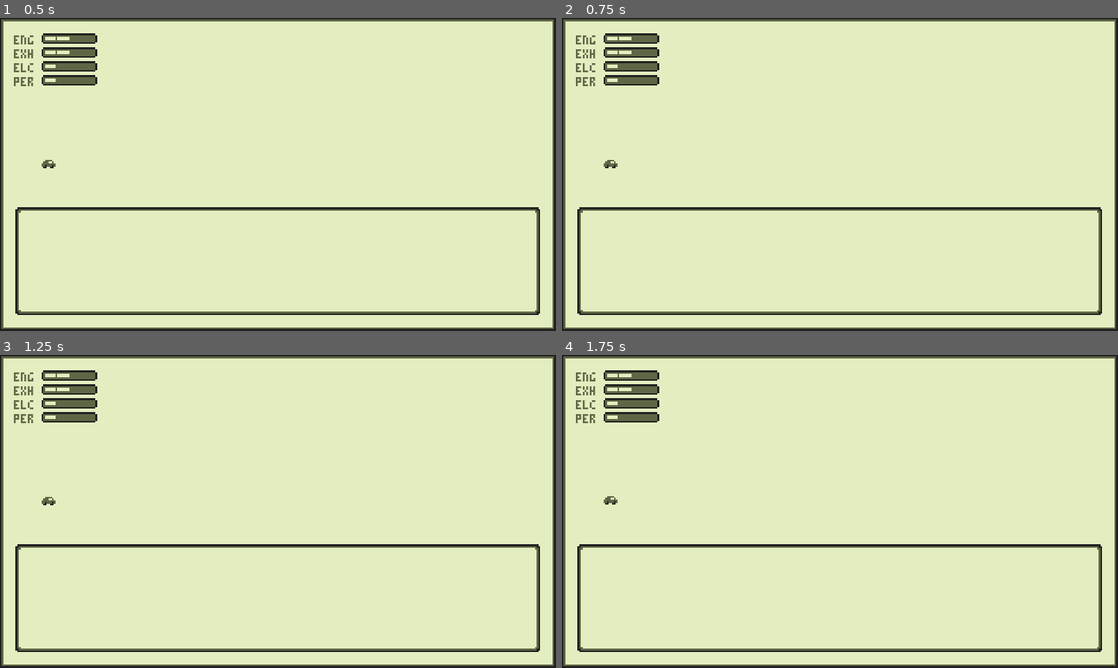
Above: before the commit, frames 1-4 (two rows, left to right).
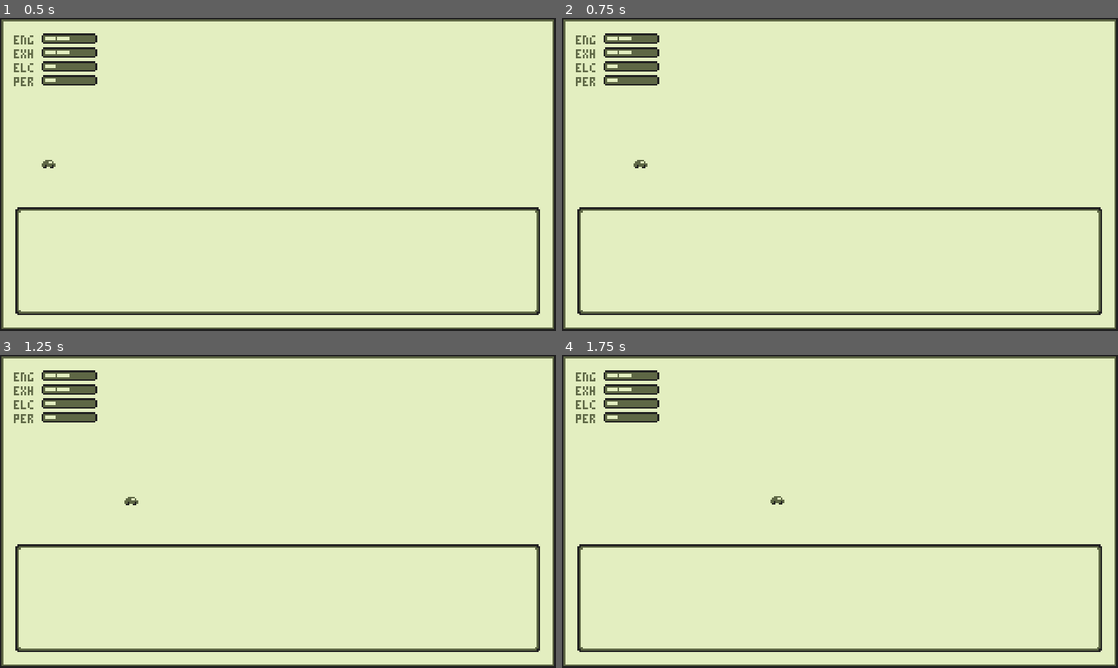
Above: after the commit, the same moments.

Repository: m-trigo/laika
Game: Godot game, scene res://src/scenes/Main.tscn
Same seed, same stepped clock (60 frames per second), same inputs: the game is played once before the commit and once after it.
Inputs:
- Up to frame 1 (0.5 s): no input
- Up to frame 2 (0.75 s): tap Enter at 0.5, 0.6 s
- Up to frame 3 (1.25 s): no input
- Up to frame 4 (1.75 s): tap Enter at 1.35 s

Frame 1 is identical in both runs. In frame 2, less than 0.1% of the frame differs, in the area x 7-16%, y 45-48%; in frame 3, less than 0.1%; in frame 4, less than 0.1%.

Commit message:
Implements a simple animation for the car's movement

Diff:
--- a/src/scenes/Main.tscn
+++ b/src/scenes/Main.tscn
@@ -7,6 +7,21 @@
 [ext_resource path="res://assets/sprites/dialogue_box.png" type="Texture" id=5]
 [ext_resource path="res://assets/fonts/PICO-8.tres" type="DynamicFont" id=6]
 [ext_resource path="res://assets/sprites/car.png" type="Texture" id=7]
+
+[sub_resource type="Animation" id=2]
+resource_name = "Move"
+tracks/0/type = "value"
+tracks/0/path = NodePath(".:position")
+tracks/0/interp = 1
+tracks/0/loop_wrap = true
+tracks/0/imported = false
+tracks/0/enabled = true
+tracks/0/keys = {
+"times": PoolRealArray( 0, 1 ),
+"transitions": PoolRealArray( 1, 1 ),
+"update": 0,
+"values": [ Vector2( 24, 80 ), Vector2( 56, 80 ) ]
+}
 
 [sub_resource type="Animation" id=1]
 resource_name = "default"
@@ -22,7 +37,7 @@
 "times": PoolRealArray( 0, 0.2, 0.4 ),
 "transitions": PoolRealArray( 1, 1, 1 ),
 "update": 0,
-"values": [ Vector2( 28, 84 ), Vector2( 28, 83 ), Vector2( 28, 84 ) ]
+"values": [ Vector2( 0, 0 ), Vector2( 0, -1 ), Vector2( 0, 0 ) ]
 }
 
 [node name="Main" type="Node2D"]
@@ -83,11 +98,18 @@
 "_edit_use_anchors_": false
 }
 
-[node name="Car" type="Sprite" parent="."]
-position = Vector2( 28, 84 )
+[node name="Car" type="Node2D" parent="."]
+position = Vector2( 24, 80 )
+
+[node name="Move" type="AnimationPlayer" parent="Car"]
+anims/Move = SubResource( 2 )
+
+[node name="CarSprite" type="Sprite" parent="Car"]
+position = Vector2( 0, -0.165111 )
 texture = ExtResource( 7 )
+centered = false
 
-[node name="AnimationPlayer" type="AnimationPlayer" parent="Car"]
+[node name="Idle" type="AnimationPlayer" parent="Car/CarSprite"]
 autoplay = "default"
 anims/default = SubResource( 1 )
 [connection signal="pressed" from="Background/Esc" to="." method="_on_Esc_pressed"]
--- a/src/scripts/Main.gd
+++ b/src/scripts/Main.gd
@@ -1,13 +1,26 @@
 extends Node2D
+
+var stop_index : int = 0
+var stops : Array = []
+func move_car_to_next_stop() -> void:
+	stop_index = ( stop_index + 1 ) % len ( stops )
+	var anim = $Car/Move.get_animation( "Move" )
+	anim.track_set_key_value( 0, 0, $Car.position )
+	anim.track_set_key_value( 0, 1, stops[ stop_index ] )
+	$Car/Move.play( "Move" )
 
 func _unhandled_key_input( event: InputEventKey ) -> void:
 	if event.pressed && event.scancode == KEY_ESCAPE:
 		_on_Esc_pressed()
+	if event.pressed && event.scancode == KEY_ENTER:
+		move_car_to_next_stop()
 
 func _on_Esc_pressed() -> void:
 		get_tree().quit()
 
 func _ready() -> void :
 	randomize()
+	for i in range( 9 ):
+		stops.push_back( $Car.position + Vector2.RIGHT * 32 * i )
 	for system in $Systems.get_children():
 		system.damage( randi() % 4 )
Not shown: 1 places in src/scenes/Main.tscn that only renumber resources
